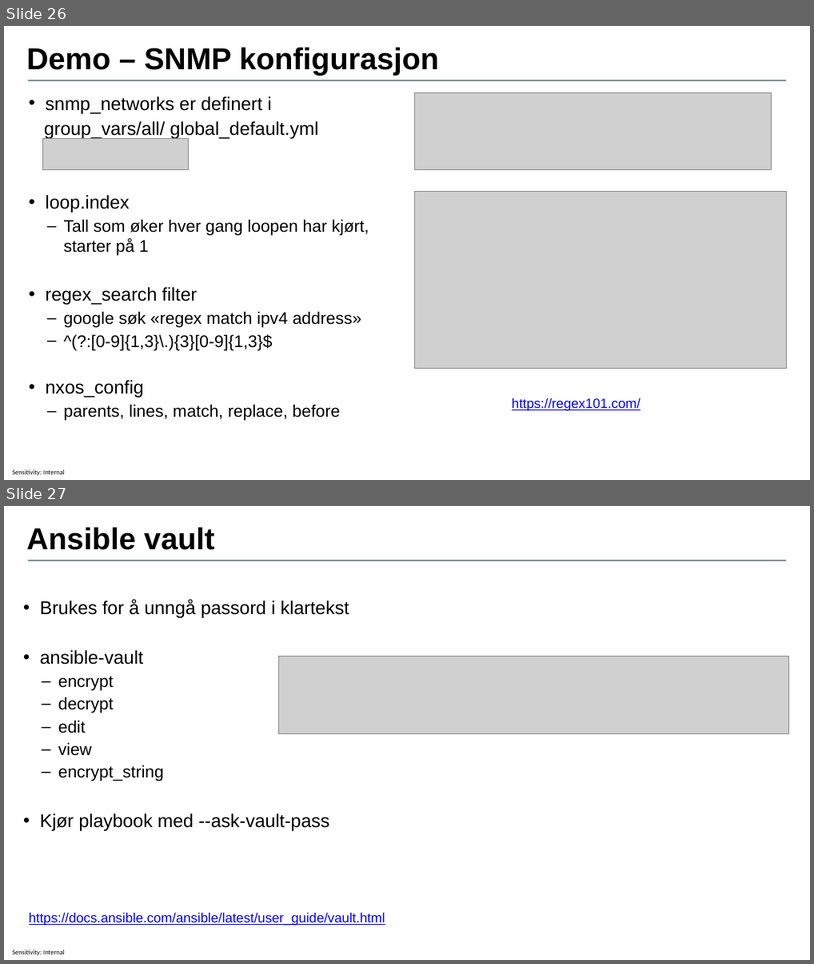
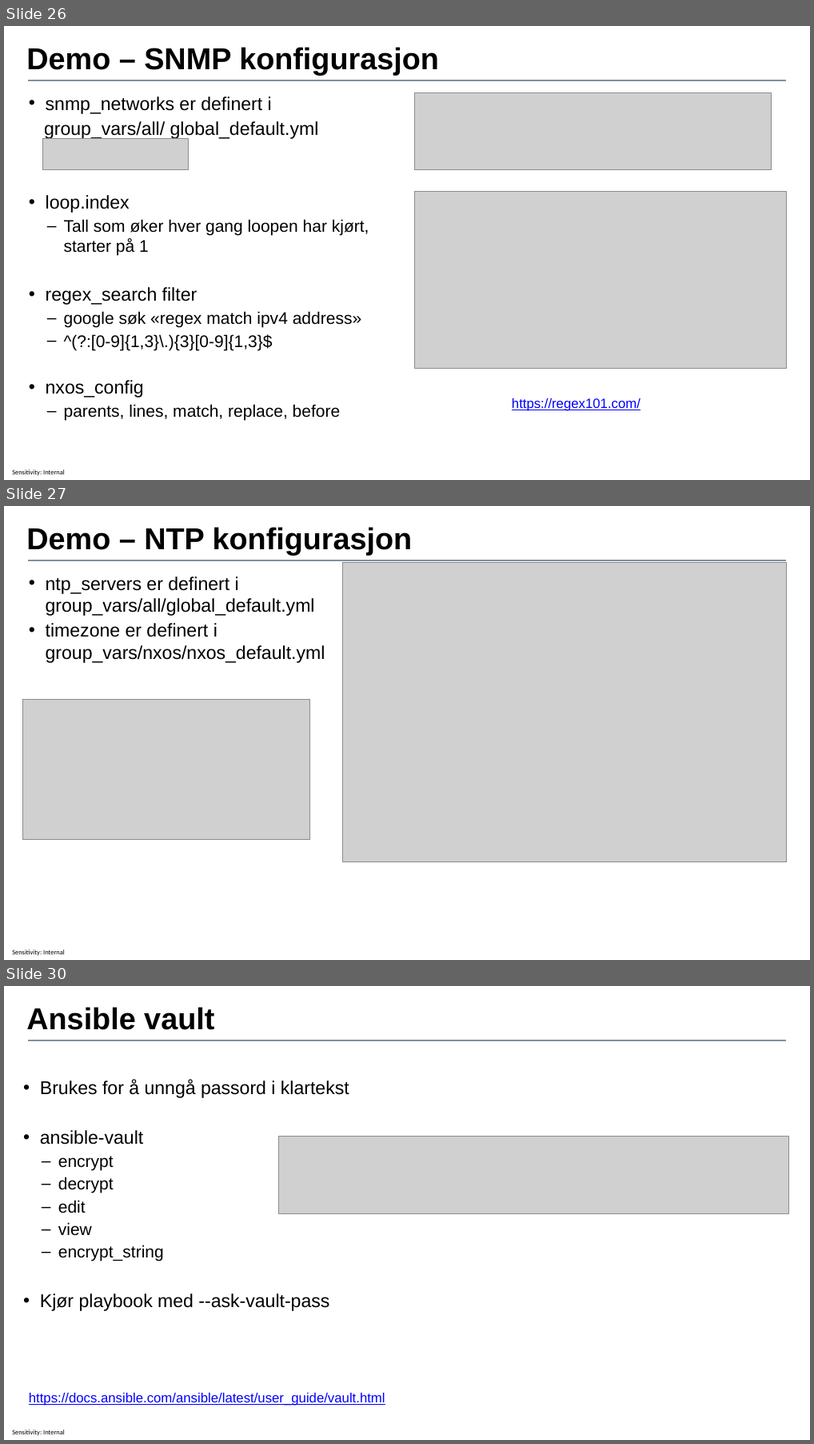
Before and after one commit to ToreAndreAsheim/tech-thursday, a slide deck: 2020-09-17_Ansible_for_nettverksautomasjon/Ansible for nettverksautomasjon.pptx. Shown one above the other, each under a label of ours: slides 26 and 27 before the commit, slides 26, 27 and 30 after it; the slides between them are not shown. The pictures are 814x964 and 814x1444 pixels, drawn with LibreOffice and Linux fonts; fonts in the diff are those of the drawing; grey boxes stand for pictures; background and template pictures are left out. Boxes give left, top, right and bottom in pixels: in the first picture for what was removed or moved away, otherwise in the second. Text is boxed around its words. In the diff, an @@ line names an element or a change of style, - is before the commit and + after.

```diff
--- a/2020-09-17_Ansible_for_nettverksautomasjon/Ansible for nettverksautomasjon.pptx
+++ b/2020-09-17_Ansible_for_nettverksautomasjon/Ansible for nettverksautomasjon.pptx
@@ slide 27 added at (4,506,810,960), background #FFFFFF; not listed: 2 template elements that a slide beside it also shows @@
@@ title added at (26,527,413,555), 36 pt, text #000000, bold @@
+Demo – NTP konfigurasjon
@@ text added at (46,576,326,663), 22 pt, text #000000 @@
+• ntp_servers er definert i group_vars/all/global_default.yml
+• timezone er definert i group_vars/nxos/nxos_default.yml
@@ picture added at (342,563,787,862) @@
@@ picture added at (23,700,310,840) @@
@@ what was slide 27 is now slide 30 @@
```
Also in this commit, not shown: 5 slides changed, 2 other slides added, 8 other files.
